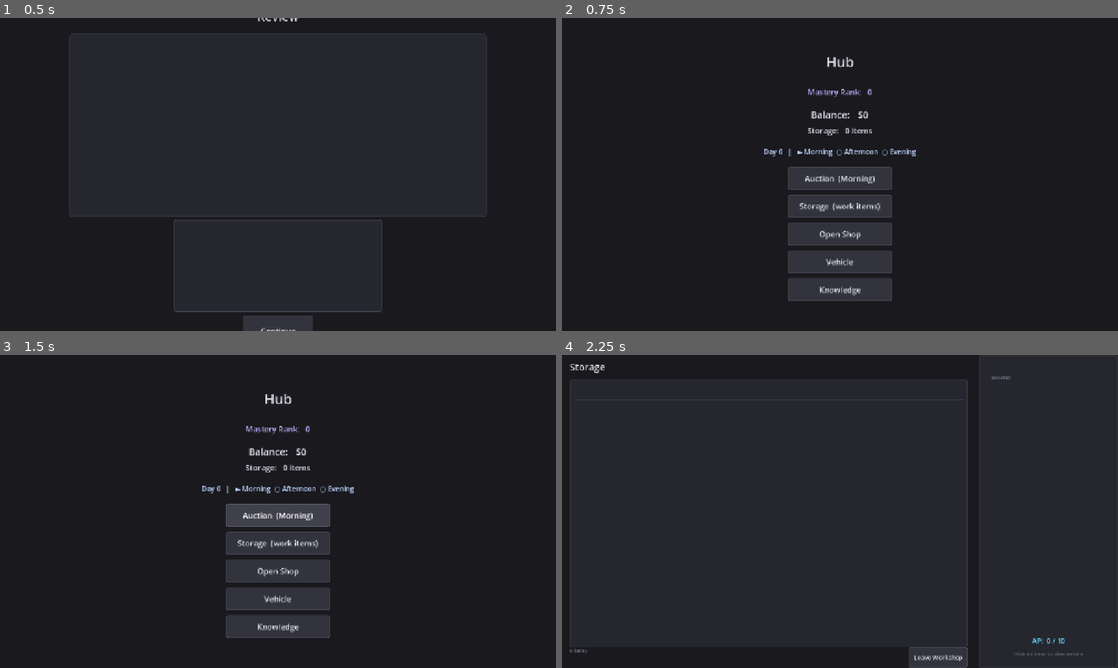
Above: before the commit, frames 1-4 (two rows, left to right).
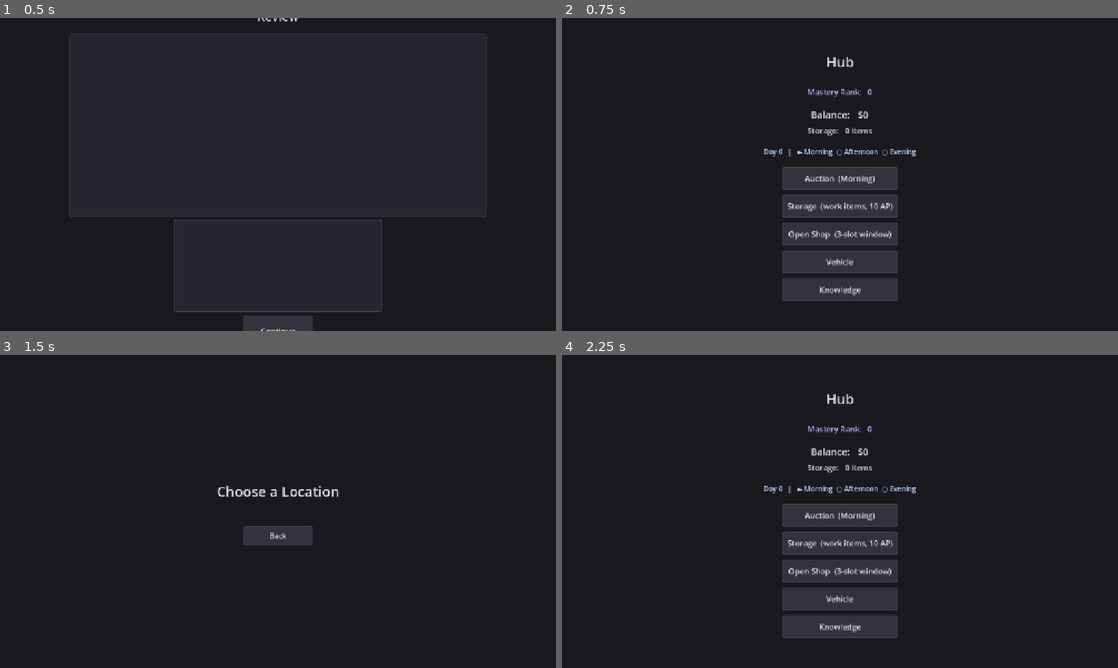
Above: after the commit, the same moments.

Repository: tomchang25/lot-and-haul
Game: Godot game, scene res://game/run/run_review/run_review_scene.tscn
Two runs of this game, one before a commit and one after it. Both use one fixed random seed, a clock stepped at 60 frames per second and the inputs below. This scene is started directly instead of the project's main scene.
Inputs (mouse positions are in pixels of both pictures, inside the frame that each line leads up to):
- Up to frame 1 (0.5 s): no input
- Up to frame 2 (0.75 s): click "Continue" at 0.5 s
- Up to frame 3 (1.5 s): click "Auction (Morning)" at 1.25 s
- Up to frame 4 (2.25 s): click (840, 542) at 2 s, where only the run before the commit has a clickable "Storage (work items)"

Frame 1 is identical in both runs. In frame 2, 1.2% of the frame differs, in the area x 39-61%, y 47-91%; in frame 3, 7.7%, in the area x 36-64%, y 12-91%; in frame 4, 4.4%.
Error before the commit: Parse Error: Cannot infer the type of "listed_clues" variable because the value doesn't have a set type. (res://common/gameplay/store/storage_store.gd:92)
Error after the commit: Assertion failed: AnchorRegistry registry is empty after load (res://global/autoloads/registries/resource_registry.gd:29)

Commit message:
chore: cleanup

Diff:
--- a/common/gameplay/store/storage_store.gd
+++ b/common/gameplay/store/storage_store.gd
@@ -89,7 +89,7 @@
             if entry == null:
                 dropped_count += 1
                 continue
-            var listed_clues := d.get("surface_ids", []).size() + d.get("hidden_ids", []).size()
+            var listed_clues: int = d.get("surface_ids", []).size() + d.get("hidden_ids", []).size()
             var resolved_clues := entry.surface_clues.size() + entry.hidden_clues.size()
             if resolved_clues < listed_clues:
                 degraded_count += 1
@@ -113,23 +113,13 @@
             if not d is Dictionary:
                 migrated.append(d)
                 continue
-            # Legacy entry: has item_id but no anchor_id (composition form).
-            if d.has("item_id") and not d.has("anchor_id"):
-                # var item: ItemData = ItemRegistry.get_item_by_id(d["item_id"])
-                var item = null
-                if item == null:
-                    ctx.info("StorageStore migration: item_id '%s' not found — entry dropped" % d["item_id"])
+                # Legacy entry: has item_id but no anchor_id (pre-composition format).
+                # ItemData and ItemRegistry no longer exist — items are composition-based
+                # at runtime with no static item definitions to map old item_id values to.
+                # Legacy entries are dropped with a warning (explicit data loss, rule §5).
+                if d.has("item_id") and not d.has("anchor_id"):
+                    ctx.info("StorageStore migration: item_id '%s' dropped — no ItemRegistry to resolve (composition-only)" % d["item_id"])
                     continue
-                d["anchor_id"] = item.anchor.anchor_id if item.anchor else ""
-                var surf_ids: Array[String] = []
-                for c: ClueData in item.surface_clues:
-                    surf_ids.append(c.clue_id)
-                d["surface_ids"] = surf_ids
-                var hid_ids: Array[String] = []
-                for c: ClueData in item.hidden_clues:
-                    hid_ids.append(c.clue_id)
-                d["hidden_ids"] = hid_ids
-                d["category_id"] = item.category_data.category_id if item.category_data else ""
             # Sniffing migrations — legacy keys written by pre-composition (v1) saves.
             var legacy_veiled := bool(d.get("anchor_revealed", false)) or bool(d.get("inspected", false))
             d["unveiled"] = bool(d.get("unveiled", false)) or legacy_veiled
--- a/game/run/inspection/inspection_scene.gd
+++ b/game/run/inspection/inspection_scene.gd
@@ -251,7 +251,7 @@
     for clue: ClueData in entry.get_inspection_clues():
         if entry.revealed_clue_ids.has(clue.clue_id):
             continue
-        var succeeded := RunManager.attempt_clue(entry, clue)
+        var succeeded: bool = RunManager.attempt_clue(entry, clue)
         if succeeded:
             clue_texts.append("[color=#66ff80]%s[/color]" % clue.known_text)
         else:
--- a/game/run/run_review/run_review_scene.gd
+++ b/game/run/run_review/run_review_scene.gd
@@ -45,7 +45,7 @@
     _item_list_panel.tooltip_requested.connect(_on_row_tooltip_requested)
     _item_list_panel.tooltip_dismissed.connect(_tooltip.hide_tooltip)
 
-    var cracked := RunManager.apply_trailer_damage()
+    var cracked: int = RunManager.apply_trailer_damage()
     if cracked > 0:
         _trailer_damage_label.text = "%d trailer item(s) cracked during transport" % cracked
         _trailer_damage_label.add_theme_color_override(&"font_color", Color(1.0, 0.8, 0.3))
